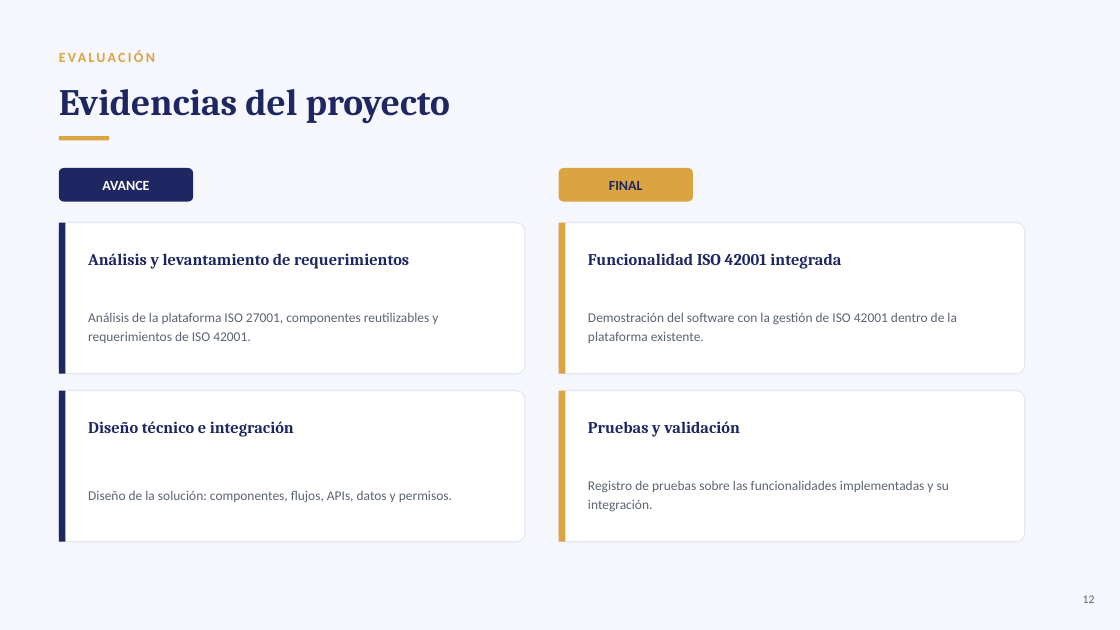
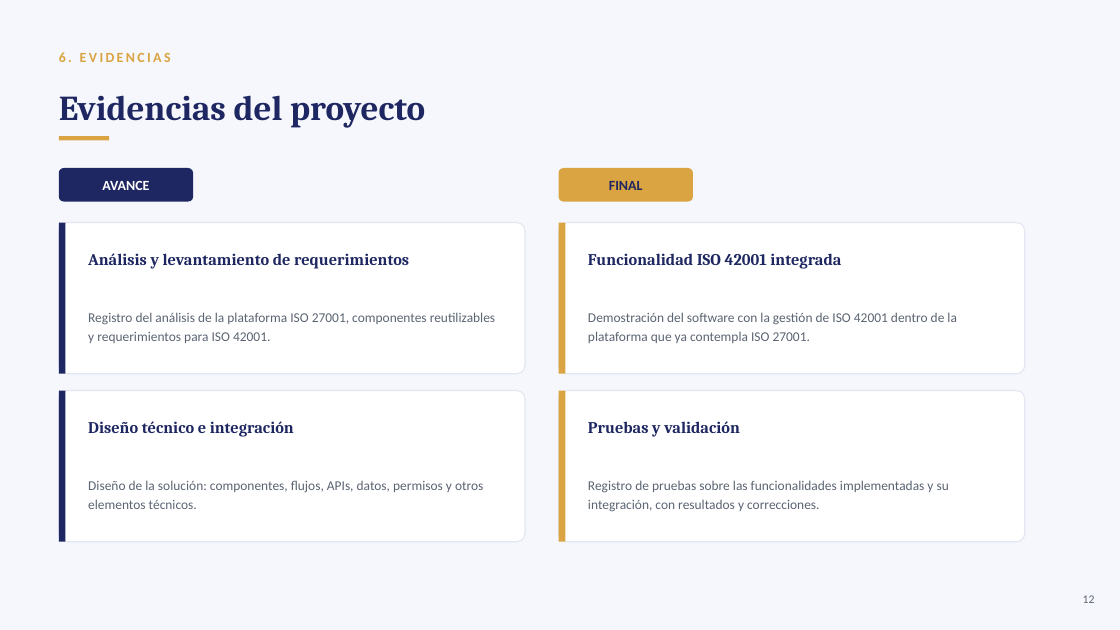
Before and after one commit to vicesuazo/Proyecto-Dani-ISO-42001, a slide deck: slide 13 of Fase 1/Evidencias Grupales/Dani_ISO_42001_Presentacion.pptx (slide 12 before the commit). Drawn at 1120x630 pixels with LibreOffice and Linux fonts; fonts in the diff are those of the drawing. Boxes give left, top, right and bottom in pixels: in the first picture for what was removed or moved away, otherwise in the second. Text is boxed around its words. In the diff, an @@ line names an element or a change of style, - is before the commit and + after.

```diff
--- a/Fase 1/Evidencias Grupales/Dani_ISO_42001_Presentacion.pptx
+++ b/Fase 1/Evidencias Grupales/Dani_ISO_42001_Presentacion.pptx
@@ text at box(59, 52, 171, 62): text changed @@
-EVALUACIÓN
+6. EVIDENCIAS
@@ text "Evidencias del proyecto" at box(59, 95, 425, 128): size 32 to 30 pt @@
@@ text at box(88, 312, 495, 343): text changed @@
-Análisis de la plataforma ISO 27001, componentes reutilizables y requerimientos de ISO 42001.
+Registro del análisis de la plataforma ISO 27001, componentes reutilizables y requerimientos para ISO 42001.
@@ text at box(588, 312, 957, 343): text changed @@
-Demostración del software con la gestión de ISO 42001 dentro de la plataforma existente.
+Demostración del software con la gestión de ISO 42001 dentro de la plataforma que ya contempla ISO 27001.
@@ text at box(88, 480, 483, 509): text changed @@
-Diseño de la solución: componentes, flujos, APIs, datos y permisos.
+Diseño de la solución: componentes, flujos, APIs, datos, permisos y otros elementos técnicos.
@@ text at box(588, 480, 949, 512): text changed @@
-Registro de pruebas sobre las funcionalidades implementadas y su integración.
+Registro de pruebas sobre las funcionalidades implementadas y su integración, con resultados y correcciones.
```
Also in this commit, not shown: 11 other slides changed, 4 slides added, 1 slide removed, 1 other file.
